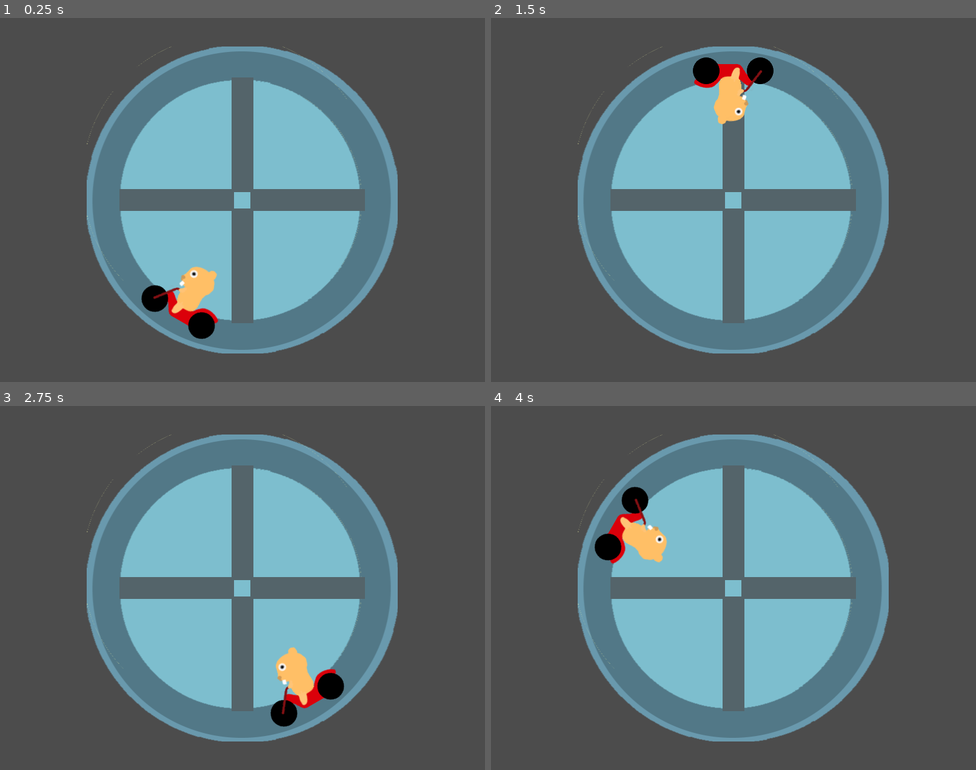
Above: before the commit, frames 1-4 (two rows, left to right).
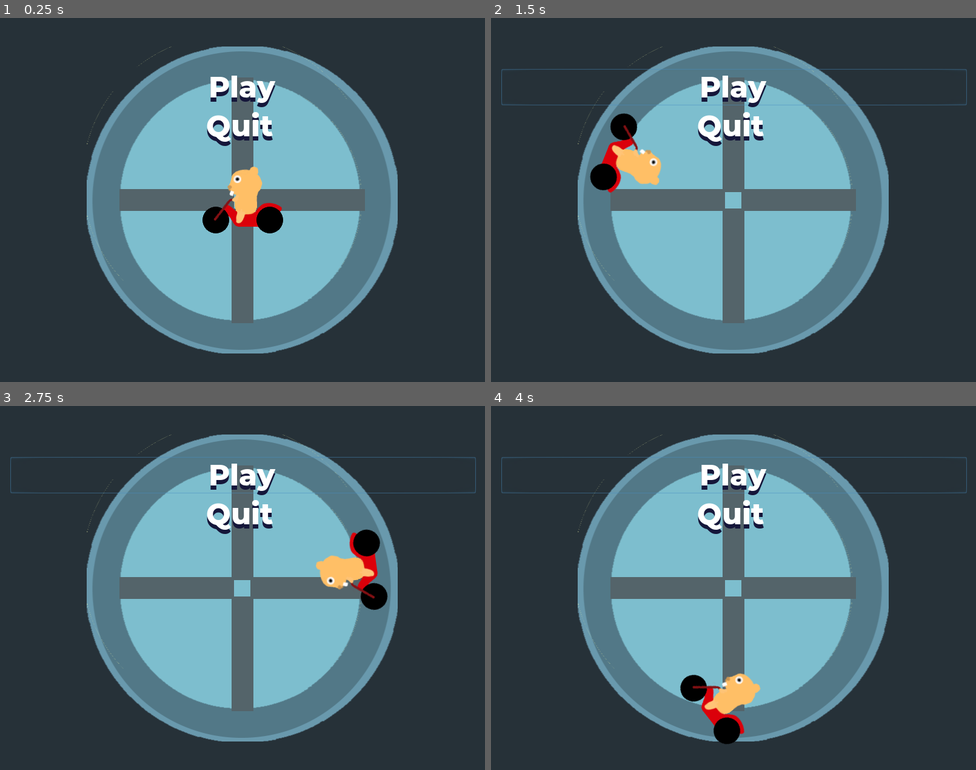
Above: after the commit, the same moments.

Repository: NHohl/LudumDare47-Hamster
Game: Godot game, scene res://Scenes/Main.tscn
Same seed, same stepped clock (60 frames per second), same inputs: the game is played once before the commit and once after it. Sound files missing from this copy of the repository are replaced by a short silence.
Inputs (mouse positions are in pixels of both pictures, inside the frame that each line leads up to):
- Up to frame 1 (0.25 s): no input
- Up to frame 2 (1.5 s): click (733, 87) at 0.5 s, where only the run after the commit has a clickable "Play"; click (733, 87) at 1.25 s, where only the run after the commit has a clickable "Play"
- Up to frame 3 (2.75 s): click (242, 475) at 2 s, where only the run after the commit has a clickable "Play"
- Up to frame 4 (4 s): hold A (hit) 2.78-3.53 s; tap Q (next_level, bound only after the commit) at 3.05, 3.6 s; tap A (hit) at 3.8 s

The runs differ from the first frame. In frame 1, 61% of the frame differs, in the area x 0-100%, y 0-100%; in frame 2, 61%; in frame 3, 61%; in frame 4, 61%.
Error after the commit: Invalid get index '2' (on base: 'Array'). (res://GameManager.gd:56)

Commit message:
Implemented levels, trying to reset Conductor

Diff:
--- a/Conductor.gd
+++ b/Conductor.gd
@@ -1,7 +1,7 @@
 extends AudioStreamPlayer
 
-export var bpm := 80
-export var measures := 4
+var bpm = Global.fases[Global.FASE]["bpm"]
+export var measures = 4
 
 # Tracking the beat and song position
 var song_position = 0.0
@@ -21,6 +21,12 @@
 
 func _ready():
 	sec_per_beat = 60.0 / bpm
+	set_stream(Global.fases[Global.FASE]["musica"])
+
+func reset():
+	set_stream(Global.fases[Global.FASE]["musica"])
+	song_position_in_beats = 0
+	bpm = Global.fases[Global.FASE]["bpm"]
 
 
 func _physics_process(_delta):
--- /dev/null
+++ b/Fonts/montserrat_48.tres
@@ -0,0 +1,7 @@
+[gd_resource type="DynamicFont" load_steps=2 format=2]
+
+[ext_resource path="res://Montserrat-ExtraBold.ttf" type="DynamicFontData" id=1]
+
+[resource]
+size = 48
+font_data = ExtResource( 1 )
--- a/GameManager.gd
+++ b/GameManager.gd
@@ -1,11 +1,11 @@
 extends Node2D
 
-var bpm = 80
+var bpm = Global.fases[Global.FASE]["bpm"]
 var song_position = 0.0
 var sec_per_beat = 60.0 / bpm
 var contador = 0
 
-var must_hit = [4, 11,16, 22, 27]
+var must_hit = Global.fases[Global.FASE]["batidas"]
 
 var bar1 #tentei criar separadamente e depois usar append para colocar na lista bars
 var bar2
@@ -21,9 +21,7 @@
 	bars.append(get_node("../Wheel/Barra2"))
 	bars.append(get_node("../Wheel/Barra3"))
 	bars.append(get_node("../Wheel/Barra4"))
-	print(bars)
-
-	get_node("../Conductor").play()
+#	print(bars)
 
 func _on_Conductor_beat(position):
 #	contador+= 1
@@ -36,7 +34,26 @@
 func _process(delta):
 	if Global.LIVES < 0:
 		game_over()
+	if Input.is_action_just_pressed("next_level"):
+		next_level()
+	print("FASE = ", Global.FASE)
 
 func game_over():
 	get_node("../Conductor").stop()
 	get_node("../Wheel/RotationController").is_alive = false
+
+func start_game():
+	get_node("../Conductor").play()
+	get_node("../Wheel/RotationController").is_alive = true
+
+
+func _on_TitleScreen_start_game():
+	start_game()
+
+func next_level():
+	Global.FASE+=1
+	print("FASE = ", Global.FASE)
+	must_hit = Global.fases[Global.FASE]["batidas"]
+	bpm = Global.fases[Global.FASE]["bpm"]
+	get_node("../Conductor").reset()
+	get_node("../Conductor").play()
--- a/RotationController.gd
+++ b/RotationController.gd
@@ -6,7 +6,7 @@
 var orbit_angle_offset = PI / 2 # Angle that first platform will orbit around controller
 var sprite
 var sprite_rotation = 0
-var is_alive = true
+var is_alive = false
 
 # Called when the node enters the scene tree for the first time.
 func _ready():
--- /dev/null
+++ b/Scenes/Buttons/MenuButton.tscn
@@ -0,0 +1,30 @@
+[gd_scene load_steps=2 format=2]
+
+[ext_resource path="res://Fonts/montserrat_48.tres" type="DynamicFont" id=1]
+
+[node name="MenuButton" type="Button"]
+margin_right = 768.0
+margin_bottom = 20.0
+flat = true
+__meta__ = {
+"_edit_use_anchors_": false
+}
+
+[node name="Label" type="Label" parent="."]
+anchor_left = 0.5
+anchor_top = 0.5
+anchor_right = 0.5
+anchor_bottom = 0.5
+margin_left = -57.1189
+margin_top = -30.0
+margin_right = 52.8811
+margin_bottom = 30.0
+rect_min_size = Vector2( 460, 60 )
+custom_fonts/font = ExtResource( 1 )
+custom_colors/font_color_shadow = Color( 0.0823529, 0.0862745, 0.227451, 1 )
+custom_constants/shadow_offset_x = 0
+custom_constants/shadow_offset_y = 7
+text = "Label"
+__meta__ = {
+"_edit_use_anchors_": false
+}
--- /dev/null
+++ b/Scenes/Buttons/PlayButton.tscn
@@ -0,0 +1,8 @@
+[gd_scene load_steps=2 format=2]
+
+[ext_resource path="res://Scenes/Buttons/MenuButton.tscn" type="PackedScene" id=1]
+
+[node name="PlayButton" instance=ExtResource( 1 )]
+
+[node name="Label" parent="." index="0"]
+text = "Play"
--- /dev/null
+++ b/Scenes/Buttons/QuitButton.tscn
@@ -0,0 +1,10 @@
+[gd_scene load_steps=2 format=2]
+
+[ext_resource path="res://Scenes/Buttons/MenuButton.tscn" type="PackedScene" id=1]
+
+[node name="QuitButton" instance=ExtResource( 1 )]
+
+[node name="Label" parent="." index="0"]
+margin_left = -61.3567
+margin_right = 48.6433
+text = "Quit"
--- a/Scenes/Global.gd
+++ b/Scenes/Global.gd
@@ -2,17 +2,21 @@
 
 export var ROTATION_DURATION = 3
 export var LIVES = 3
-
-# Declare member variables here. Examples:
-# var a = 2
-# var b = "text"
+var FASE = 0
+var fases = [
+	{
+		"batidas":[2, 4,6, 8, 10],
+		"bpm":80,
+		"musica":load("res://Music/vai tomar no cu porra 3 segundo meu pinto.ogg")
+	},
+	{
+		"batidas":[3, 6, 9,12],
+		"bpm":100,
+		"musica":load("res://Music/Almost New.wav")
+	}
+]
 
 
 # Called when the node enters the scene tree for the first time.
 func _ready():
 	pass # Replace with function body.
-
-
-# Called every frame. 'delta' is the elapsed time since the previous frame.
-#func _process(delta):
-#	pass
--- a/Scenes/Main.tscn
+++ b/Scenes/Main.tscn
@@ -7,6 +7,7 @@
 [ext_resource path="res://Scenes/GameManager.tscn" type="PackedScene" id=5]
 [ext_resource path="res://Scenes/Conductor.tscn" type="PackedScene" id=6]
 [ext_resource path="res://Music/vai tomar no cu porra 3 segundo meu pinto.ogg" type="AudioStream" id=7]
+[ext_resource path="res://Scenes/TitleScreen.tscn" type="PackedScene" id=8]
 
 [node name="Main" type="Node2D"]
 
@@ -40,5 +41,8 @@
 [node name="Conductor" parent="." instance=ExtResource( 6 )]
 stream = ExtResource( 7 )
 volume_db = -29.309
+
+[node name="TitleScreen" parent="." instance=ExtResource( 8 )]
 [connection signal="body_exited" from="Wheel/Barra4" to="Wheel/Barra4" method="_on_Barra4_body_exited"]
 [connection signal="beat" from="Conductor" to="GameManager" method="_on_Conductor_beat"]
+[connection signal="start_game" from="TitleScreen" to="GameManager" method="_on_TitleScreen_start_game"]
--- /dev/null
+++ b/Scenes/TitleScreen.gd
@@ -0,0 +1,22 @@
+extends Control
+
+
+signal start_game
+
+
+# Called when the node enters the scene tree for the first time.
+func _ready():
+	pass # Replace with function body.
+
+
+# Called every frame. 'delta' is the elapsed time since the previous frame.
+#func _process(delta):
+#	pass
+
+
+func _on_PlayButton_pressed():
+	emit_signal("start_game")
+
+
+func _on_QuitButton_pressed():
+	get_tree().quit()
--- /dev/null
+++ b/Scenes/TitleScreen.tscn
@@ -0,0 +1,51 @@
+[gd_scene load_steps=4 format=2]
+
+[ext_resource path="res://Scenes/Buttons/PlayButton.tscn" type="PackedScene" id=1]
+[ext_resource path="res://Scenes/Buttons/QuitButton.tscn" type="PackedScene" id=3]
+[ext_resource path="res://Scenes/TitleScreen.gd" type="Script" id=4]
+
+[node name="TitleScreen" type="Control"]
+anchor_right = 1.0
+anchor_bottom = 1.0
+script = ExtResource( 4 )
+__meta__ = {
+"_edit_use_anchors_": false
+}
+
+[node name="Menu" type="VBoxContainer" parent="."]
+margin_left = 17.0
+margin_top = 80.0
+margin_right = 785.0
+margin_bottom = 520.0
+__meta__ = {
+"_edit_use_anchors_": false
+}
+
+[node name="Logo" type="TextureRect" parent="Menu"]
+margin_right = 768.0
+stretch_mode = 4
+
+[node name="CenterRow" type="HBoxContainer" parent="Menu"]
+margin_top = 4.0
+margin_right = 768.0
+margin_bottom = 440.0
+size_flags_vertical = 3
+
+[node name="Buttons" type="VBoxContainer" parent="Menu/CenterRow"]
+margin_right = 768.0
+margin_bottom = 124.0
+size_flags_horizontal = 3
+size_flags_vertical = 2
+
+[node name="PlayButton" parent="Menu/CenterRow/Buttons" instance=ExtResource( 1 )]
+margin_bottom = 60.0
+rect_min_size = Vector2( 360, 60 )
+size_flags_vertical = 3
+
+[node name="QuitButton" parent="Menu/CenterRow/Buttons" instance=ExtResource( 3 )]
+margin_top = 64.0
+margin_bottom = 124.0
+rect_min_size = Vector2( 360, 60 )
+size_flags_vertical = 3
+[connection signal="pressed" from="Menu/CenterRow/Buttons/PlayButton" to="." method="_on_PlayButton_pressed"]
+[connection signal="pressed" from="Menu/CenterRow/Buttons/QuitButton" to="." method="_on_QuitButton_pressed"]
--- a/project.godot
+++ b/project.godot
@@ -36,10 +36,16 @@
 , Object(InputEventKey,"resource_local_to_scene":false,"resource_name":"","device":0,"alt":false,"shift":false,"control":false,"meta":false,"command":false,"pressed":false,"scancode":32,"unicode":0,"echo":false,"script":null)
  ]
 }
+next_level={
+"deadzone": 0.5,
+"events": [ Object(InputEventKey,"resource_local_to_scene":false,"resource_name":"","device":0,"alt":false,"shift":false,"control":false,"meta":false,"command":false,"pressed":false,"scancode":81,"unicode":0,"echo":false,"script":null)
+ ]
+}
 
 [rendering]
 
 quality/driver/driver_name="GLES2"
 vram_compression/import_etc=true
 vram_compression/import_etc2=false
+environment/default_clear_color=Color( 0.14902, 0.192157, 0.219608, 1 )
 environment/default_environment="res://default_env.tres"
Binary file added: Montserrat-ExtraBold.ttf
Not shown, added: Music/Almost New.wav.import
Not shown: 1 places in Scenes/Main.tscn that only renumber resources
Not shown, added: demo_logo.png.import
Not shown, added: Music/Almost New.wav
